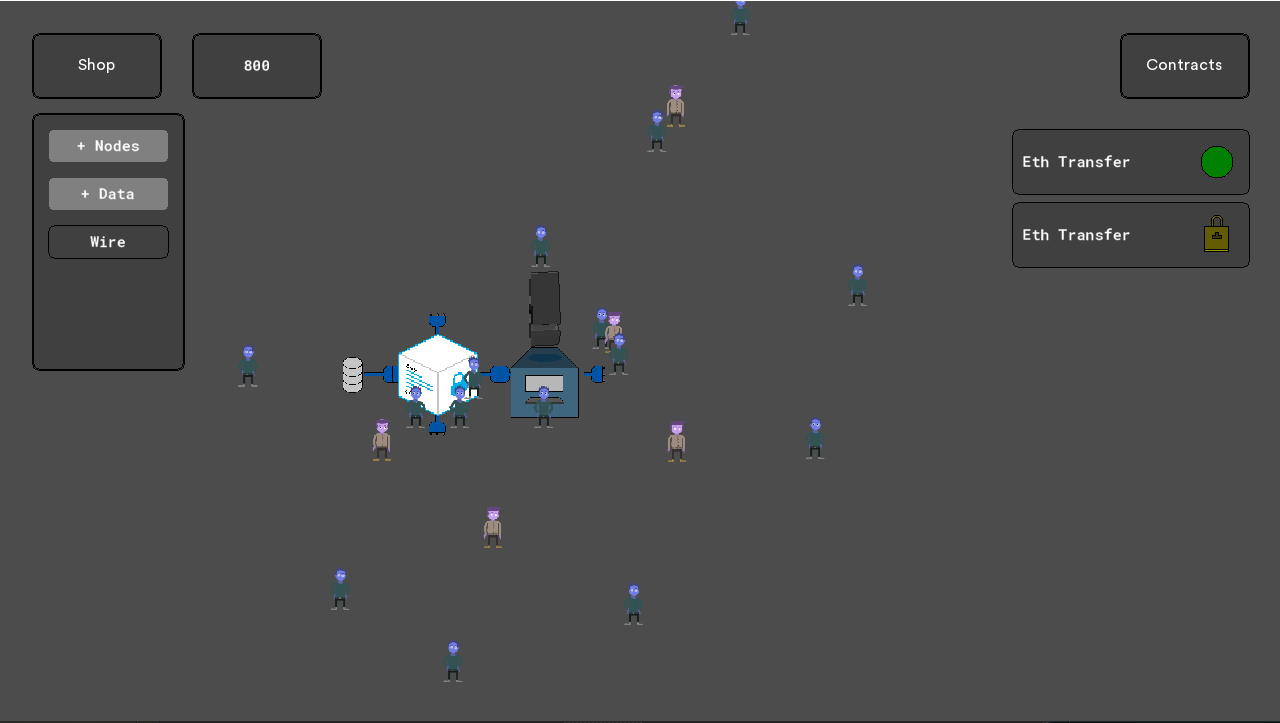
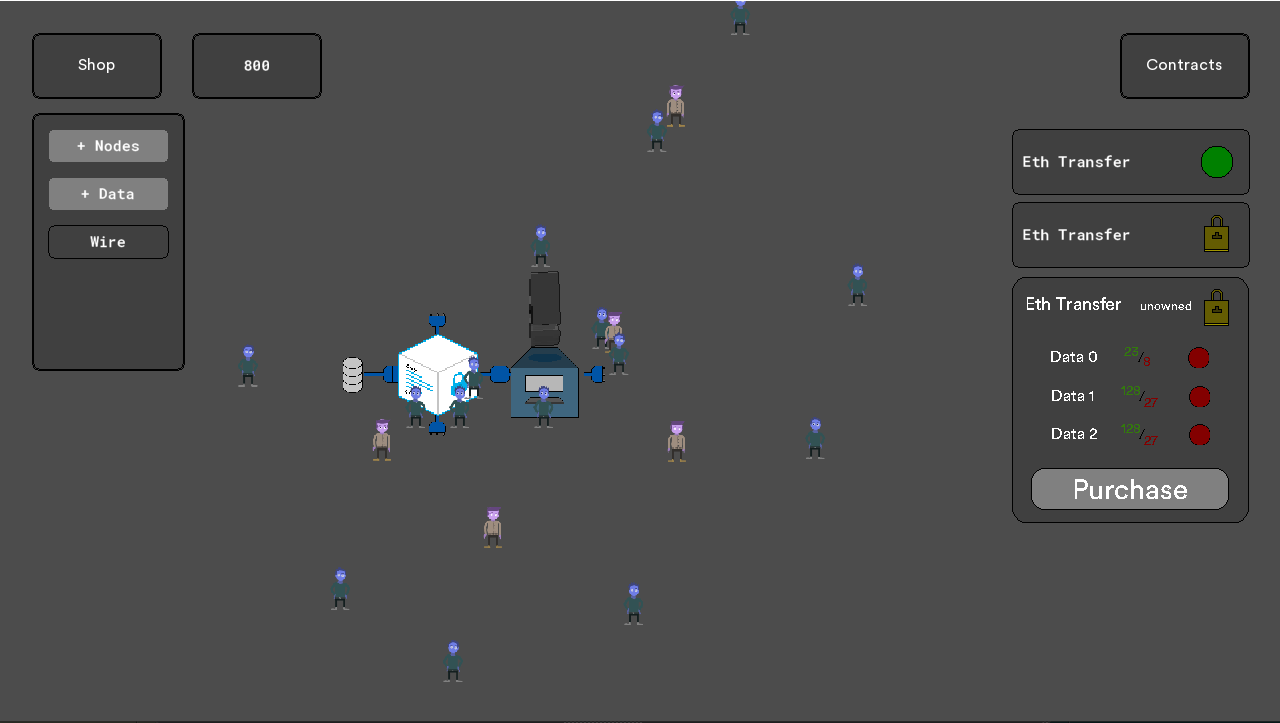
The second 1280×723 image is a revision of the first. Changes to its layers:
added group "contract menu" (1st of 2) with 33 layers above "contract unpurchased" over box(1012, 277, 1249, 523)
added group "buy me" with 5 layers in group "contract menu" over box(1031, 289, 1229, 510)
added layer "Purchase" in group "buy me" over box(1075, 479, 1187, 499)
added layer "lock" (1st of 2, in "contract menu" › "buy me") in group "buy me" over box(1204, 289, 1229, 326)
added layer "unowned" in group "buy me" over box(1141, 301, 1191, 310)
added layer "Layer 3" in group "buy me" over box(1032, 469, 1228, 509)
added layer "Layer 2" in group "buy me" over box(1031, 468, 1229, 510)
added group "data2" with 5 layers in group "contract menu" over box(1052, 424, 1210, 445)
added layer "128" (1st of 2, in "contract menu" › "data2") in group "data2" over box(1121, 424, 1140, 433)
added layer "data dot" (1st of 3, in "contract menu" › "data2") in group "data2" over box(1189, 424, 1210, 445)
added layer "Data 2" in group "data2" over box(1052, 428, 1097, 439)
added group "data1" with 5 layers in group "contract menu" over box(1052, 386, 1210, 407)
added layer "128" (2nd of 2, in "contract menu" › "data1") in group "data1" over box(1121, 386, 1140, 395)
added layer "data dot" (2nd of 3, in "contract menu" › "data1") in group "data1" over box(1189, 386, 1210, 407)
added layer "Data 1" in group "data1" over box(1052, 390, 1093, 401)
added group "data0" with 5 layers in group "contract menu" over box(1051, 347, 1209, 368)
added layer "Data 0" in group "data0" over box(1051, 351, 1097, 362)
added layer "data dot" (3rd of 3, in "contract menu" › "data0") in group "data0" over box(1188, 347, 1209, 368)
added layer "outline" in group "contract menu" over box(1012, 277, 1249, 523)
added layer "Eth Transfer" in group "contract menu" over box(1027, 297, 1121, 310)
added layer "background" in group "contract menu" over box(1013, 278, 1248, 522)
…and 7 more changes (7 added)
